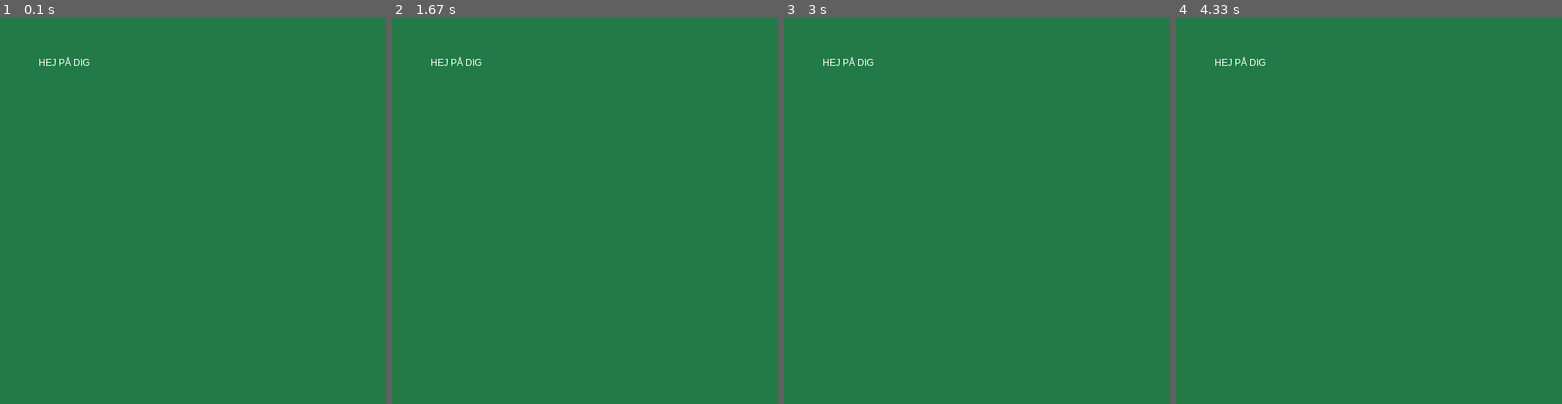
Above: before the commit, frames 1-4 (left to right).
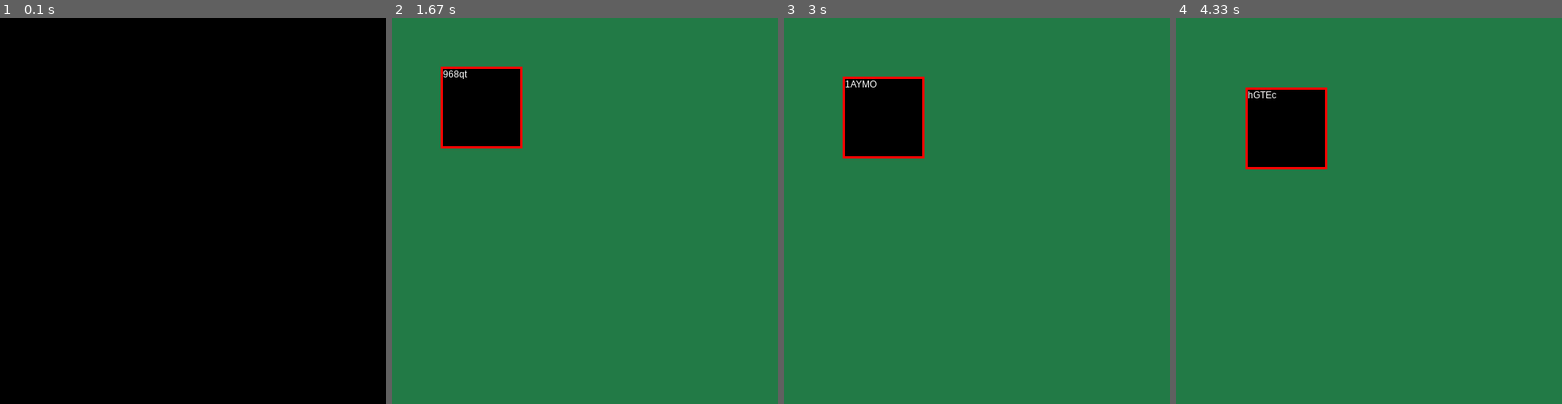
Above: after the commit, the same moments.

Repository: vskarve/Learning
Game: pygame game, started from pygame_projects/small_projects/pygame_textbox.py
Same seed, same stepped clock (60 frames per second), same inputs: the game is played once before the commit and once after it.
Inputs:
- Up to frame 1 (0.1 s): no input
- Up to frame 2 (1.67 s): no input
- Up to frame 3 (3 s): no input
- Up to frame 4 (4.33 s): no input

The runs differ from the first frame. In frame 1, 100% of the frame differs, in the area x 0-100%, y 0-100%; in frame 2, 4.6%; in frame 3, 4.6%; in frame 4, 4.6%.

Commit message:
Can create frame and background, movement

Diff:
--- a/pygame_projects/small_projects/pygame_textbox.py
+++ b/pygame_projects/small_projects/pygame_textbox.py
@@ -1,12 +1,21 @@
 import pygame
 from dataclasses import dataclass
+
+##########################
+import random
+import string
+
+def random_string(n):
+    chars = string.ascii_letters + string.digits
+    return ''.join(random.choices(chars, k=n))
+############################
 
 @dataclass
 class Textbox_options:
     background_color: tuple = (0, 0, 0)
 
-    frame_color: tuple = (0, 0, 0)
-    frame_thickness:int = 0
+    frame_color: tuple = (255, 0, 0)
+    frame_thickness:int = 3
 
     text_size: int = 12
     font: str = "Arial"
@@ -21,28 +30,60 @@
         self.surface = surface
         self.options: Textbox_options = Textbox_options(**kwargs)
         self.text: str = ""
+        self.split_text: list = []
 
         self.x_position = dimensions[0]
         self.y_position = dimensions[1]
         self.width = dimensions[2]
         self.height = dimensions[3]
 
+        self.background = pygame.Rect(self.x_position, self.y_position, self.width, self.height)
+        self.frame = self.background.inflate(2*self.options.frame_thickness, 2*self.options.frame_thickness)
+
     def draw(self):
+        self._draw_box()
+        self._draw_text()
+
+    def append_text(self, text: str):
+        self.text += text
+        self._format_text()
+
+    def set_text(self, text:str):
+        self.text = text
+        self._format_text()
+
+    def erase_text(self):
+        self.text = ""
+        self._format_text()
+
+    def set_position(self, x: int, y: int):
+        self.x_position = x
+        self.y_position = y
+        self.background = pygame.Rect(self.x_position, self.y_position, self.width, self.height)
+        self.frame = self.background.inflate(2*self.options.frame_thickness, 2*self.options.frame_thickness)
+
+    def move(self, dx: int, dy:int):
+        self.x_position += dx
+        self.y_position += dy
+        self.background.x += dx
+        self.background.y += dy
+        self.frame.x += dx
+        self.frame.y += dy
+
+    def _format_text(self):
+        self.split_text = self.text.split(self.options.endline_character)
+        #Uppdatera denna så att den delar upp texten efter längd också
+
+    def _draw_text(self):
         font = pygame.font.SysFont(self.options.font, self.options.text_size)
-        message = self.text.split(self.options.endline_character)
 
-        for i, line in enumerate(message):
+        for i, line in enumerate(self.split_text):
             image = font.render(line, self.options.smooth, self.options.text_color, self.options.highlight_marker_color)
             self.surface.blit(image, (self.x_position, self.y_position + font.get_height()*i))
 
-    def append_text(self, text: str):
-        self.text += text
-
-    def set_text(self, text:str):
-        self.text = text
-
-    def erase_text(self):
-        self.text = ""
+    def _draw_box(self):
+        pygame.draw.rect(self.surface, self.options.frame_color, self.frame)
+        pygame.draw.rect(self.surface, self.options.background_color, self.background)
 
 
 
@@ -56,7 +97,10 @@
 
     running = True
     while running:
+        pygame.time.delay(100)
         win.fill((34, 122, 70))
+        textbox.set_text(random_string(5))
+        textbox.move(1, 1)
         textbox.draw()
 
         for event in pygame.event.get():
